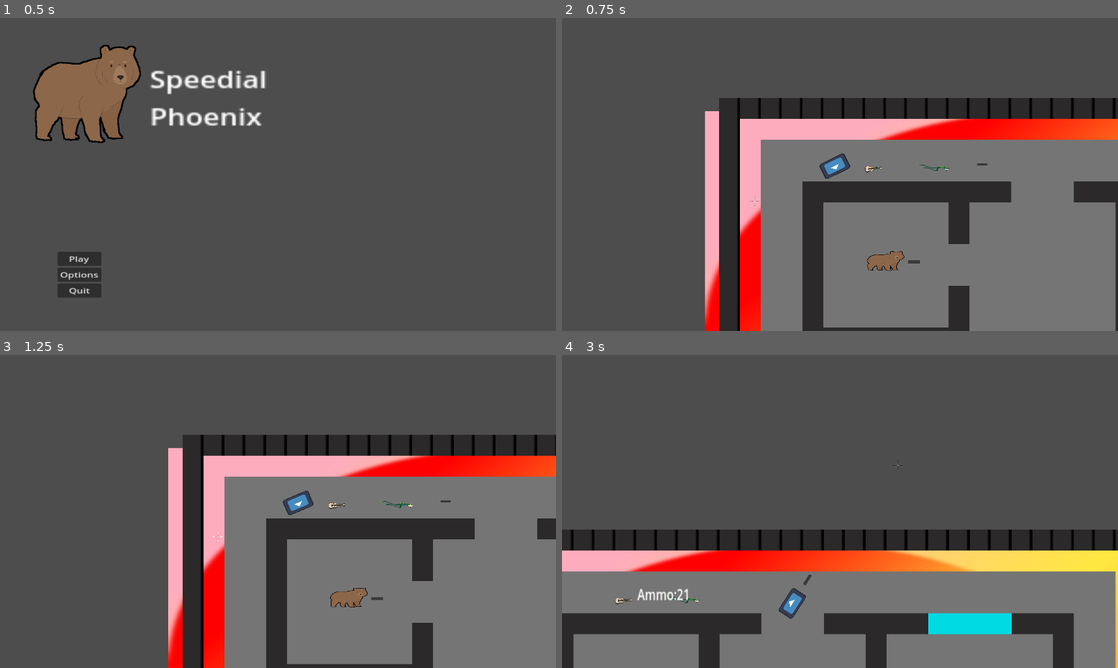
Above: before the commit, frames 1-4 (two rows, left to right).
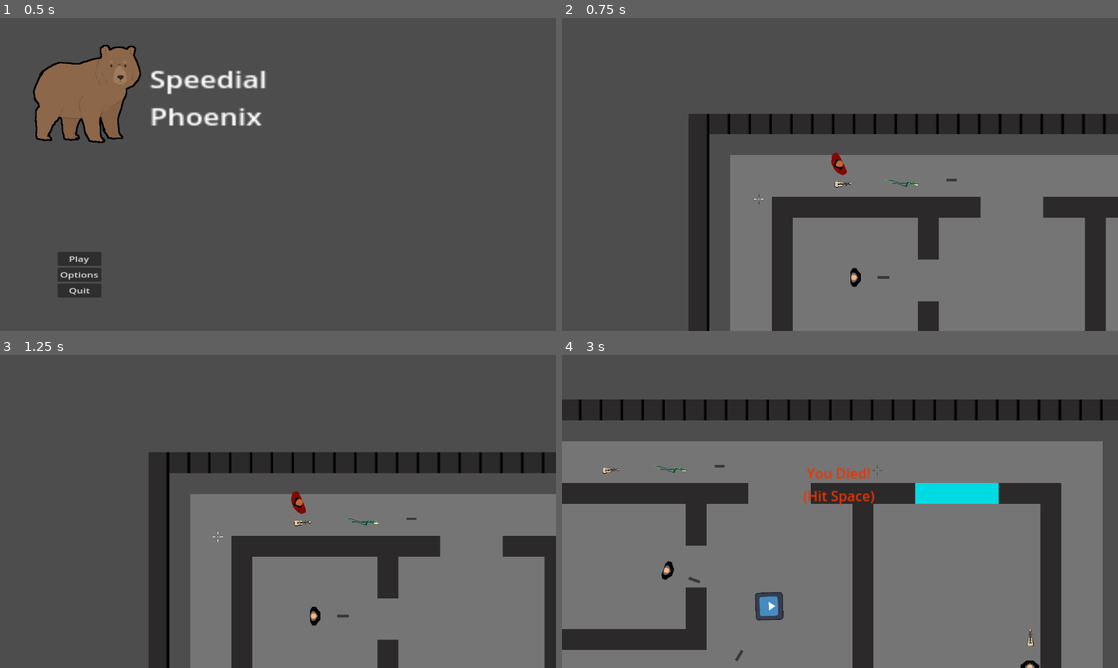
Above: after the commit, the same moments.

Repository: jceja3936/Speedial-Phoenix
Game: Godot game, scene res://UIscenes/start_menu.tscn
The game is run twice, just before and just after one commit, with the same random seed, the same clock (stepped at 60 frames per second) and the same inputs. The engine's default icon, where the game draws it, is replaced by a stand-in: a white triangle on a blue panel in a dark square.
Inputs (mouse positions are in pixels of both pictures, inside the frame that each line leads up to):
- Up to frame 1 (0.5 s): no input
- Up to frame 2 (0.75 s): click "Play" at 0.5 s
- Up to frame 3 (1.25 s): no input
- Up to frame 4 (3 s): move the mouse to (962, 495) at 1.27 s; hold Right (Right) 1.28-2.03 s; tap Shift (Drop) at 1.35 s; move the mouse to (728, 527) at 2.02 s; hold S (Down) 2.03-2.78 s; tap F (Pick up) at 2.1 s; move the mouse to (895, 442) at 2.77 s; hold Right (Right) from 2.78 s (still down); hold Right mouse button (extendCam) from 2.78 s (still down)

Frame 1 is identical in both runs. In frame 2, 32% of the frame differs, in the area x 22-100%, y 25-100%; in frame 3, 31%; in frame 4, 57%, in the area x 0-100%, y 14-100%.

Commit message:
File Management and first sprite changes!
The beginning of the graphics overhaul, the floor tiles have been made, the remainder is making the walls in a way I like. Also I was tired of how big the scenes folder was so I split it across time and space.

Diff:
--- a/speedialChicago/brain.gd
+++ b/speedialChicago/brain.gd
@@ -32,7 +32,7 @@
 			match state:
 				1:
 					player.makeHunSave()
-					Manager.next_scene = "res://scenes/1_2.tscn"
+					Manager.next_scene = "res://lvlScenes/1_2.tscn"
 					Manager.current_scene = "1_2"
 					Manager.startNextScene()
 				2:
--- a/speedialChicago/camera_2d.gd
+++ b/speedialChicago/camera_2d.gd
@@ -50,7 +50,6 @@
 	if Input.is_action_just_pressed("Respawn") and player.get("dead") == true:
 		Manager.startNextScene()
 
-
 func updateAmmo(amount: int):
 	$AmAm.show()
 	$AmAm.top_level = true
--- a/speedialChicago/death_box.gd
+++ /dev/null
@@ -1,7 +0,0 @@
-extends Node2D
-
-@export var respawnPnt: Vector2
-
-func _on_area_2d_body_entered(body: Node2D) -> void:
-	if body.name == "Player":
-		body.position = respawnPnt
--- a/speedialChicago/hun.gd
+++ b/speedialChicago/hun.gd
@@ -6,9 +6,9 @@
 var bullet: PackedScene = load("res://scenes/bullet.tscn")
 var rng = RandomNumberGenerator.new()
 
-var pistol: PackedScene = load("res://scenes/pistol.tscn")
-var rifle: PackedScene = load("res://scenes/rifle.tscn")
-var shotgun: PackedScene = load("res://scenes/shotgun.tscn")
+var pistol: PackedScene = load("res://gunScenes/pistol.tscn")
+var rifle: PackedScene = load("res://gunScenes/rifle.tscn")
+var shotgun: PackedScene = load("res://gunScenes/shotgun.tscn")
 
 var punchTexture: Texture = preload("res://assets/punch.svg")
 
--- a/speedialChicago/scenes/Lvl1.tscn
+++ b/speedialChicago/lvlScenes/Lvl1.tscn
@@ -1,11 +1,10 @@
-[gd_scene load_steps=15 format=4 uid="uid://e64wgf8otggf"]
+[gd_scene load_steps=14 format=4 uid="uid://e64wgf8otggf"]
 
-[ext_resource type="Texture2D" uid="uid://bh002go3dgt2f" path="res://assets/Bg.jpg" id="1_dpgr1"]
 [ext_resource type="Texture2D" uid="uid://cfak88o605u8u" path="res://assets/tileMap.jpg" id="2_1235x"]
 [ext_resource type="PackedScene" uid="uid://drhq6gxwrpafr" path="res://scenes/player.tscn" id="3_yiohx"]
-[ext_resource type="PackedScene" uid="uid://bfkltf78e2mmp" path="res://scenes/rifle.tscn" id="4_mkjed"]
-[ext_resource type="PackedScene" uid="uid://byqq6tb73yo2i" path="res://scenes/pistol.tscn" id="5_4nxgt"]
-[ext_resource type="PackedScene" uid="uid://dowe60l1v3rl6" path="res://scenes/shotgun.tscn" id="6_8vv17"]
+[ext_resource type="PackedScene" uid="uid://bfkltf78e2mmp" path="res://gunScenes/rifle.tscn" id="4_mkjed"]
+[ext_resource type="PackedScene" uid="uid://byqq6tb73yo2i" path="res://gunScenes/pistol.tscn" id="5_4nxgt"]
+[ext_resource type="PackedScene" uid="uid://dowe60l1v3rl6" path="res://gunScenes/shotgun.tscn" id="6_8vv17"]
 [ext_resource type="Script" uid="uid://chkhd3dmd1eha" path="res://camera_2d.gd" id="7_g2rpt"]
 [ext_resource type="Texture2D" uid="uid://didtkpnuwu263" path="res://assets/Cursor2 - Copy.png" id="8_goqse"]
 [ext_resource type="PackedScene" uid="uid://cv60myid72qvl" path="res://scenes/enemy.tscn" id="9_63bpq"]
@@ -91,11 +90,6 @@
 
 [node name="Lvl1" type="Node2D"]
 
-[node name="Bg" type="Sprite2D" parent="."]
-position = Vector2(936, 529)
-scale = Vector2(6.22461, 3.89453)
-texture = ExtResource("1_dpgr1")
-
 [node name="room1" type="TileMapLayer" parent="."]
 position = Vector2(753, -529)
 scale = Vector2(6, 6)
@@ -103,7 +97,7 @@
 tile_set = SubResource("TileSet_t1rx8")
 
 [node name="Player" parent="." node_paths=PackedStringArray("cam") instance=ExtResource("3_yiohx")]
-position = Vector2(-60, -215)
+position = Vector2(98, -295)
 cam = NodePath("../Camera2D")
 
 [node name="Rifle" parent="." instance=ExtResource("4_mkjed")]
--- a/speedialChicago/manager.gd
+++ b/speedialChicago/manager.gd
@@ -1,12 +1,12 @@
 extends AudioStreamPlayer
 
-var pistol: PackedScene = load("res://scenes/pistol.tscn")
-var rifle: PackedScene = load("res://scenes/rifle.tscn")
-var shotgun: PackedScene = load("res://scenes/shotgun.tscn")
+var pistol: PackedScene = load("res://gunScenes/pistol.tscn")
+var rifle: PackedScene = load("res://gunScenes/rifle.tscn")
+var shotgun: PackedScene = load("res://gunScenes/shotgun.tscn")
 
-var next_scene: String = "res://scenes/Lvl1.tscn"
+var next_scene: String = "res://lvlScenes/Lvl1.tscn"
 var current_scene: String = "1_1"
-var loadingScreen = preload("res://scenes/loading_screen.tscn")
+var loadingScreen = preload("res://UIscenes/loading_screen.tscn")
 
 var gunType = 0
 var ammoCount = 0
--- a/speedialChicago/scenes/death_box.tscn
+++ /dev/null
@@ -1,17 +0,0 @@
-[gd_scene load_steps=3 format=3 uid="uid://be6urb1y6j6q4"]
-
-[ext_resource type="Script" uid="uid://cgbl31rdu6oh4" path="res://death_box.gd" id="1_1372o"]
-
-[sub_resource type="RectangleShape2D" id="RectangleShape2D_s588k"]
-size = Vector2(2000, 200)
-
-[node name="Death box" type="Node2D"]
-script = ExtResource("1_1372o")
-
-[node name="Area2D" type="Area2D" parent="."]
-
-[node name="CollisionShape2D" type="CollisionShape2D" parent="Area2D"]
-position = Vector2(-2, 1)
-shape = SubResource("RectangleShape2D_s588k")
-
-[connection signal="body_entered" from="Area2D" to="." method="_on_area_2d_body_entered"]
--- a/speedialChicago/scenes/enemy.tscn
+++ b/speedialChicago/scenes/enemy.tscn
@@ -1,7 +1,7 @@
 [gd_scene load_steps=6 format=3 uid="uid://cv60myid72qvl"]
 
 [ext_resource type="Script" uid="uid://cc2s2fd72wrxi" path="res://enemy.gd" id="1_4ra3w"]
-[ext_resource type="Texture2D" uid="uid://qrirgxpp64hl" path="res://assets/csbear.png" id="2_4ra3w"]
+[ext_resource type="Texture2D" uid="uid://yaffwv6ksg2d" path="res://assets/Gabriel.png" id="2_4ra3w"]
 [ext_resource type="Texture2D" uid="uid://cl21634jajktv" path="res://assets/basicSquare.svg" id="2_md0e3"]
 
 [sub_resource type="CircleShape2D" id="CircleShape2D_4ra3w"]
@@ -20,8 +20,7 @@
 distance = 1600
 
 [node name="Sprite2D" type="Sprite2D" parent="."]
-position = Vector2(-4.68954, -4.46008)
-scale = Vector2(0.465286, 0.266706)
+rotation = -1.5708
 texture = ExtResource("2_4ra3w")
 
 [node name="gun" type="Node2D" parent="."]
--- a/speedialChicago/scenes/player.tscn
+++ b/speedialChicago/scenes/player.tscn
@@ -1,7 +1,7 @@
 [gd_scene load_steps=6 format=3 uid="uid://drhq6gxwrpafr"]
 
-[ext_resource type="Texture2D" uid="uid://i8kqk3lu2u5c" path="res://assets/icon.svg" id="1_4flbx"]
 [ext_resource type="Script" uid="uid://baewr3b6a44lq" path="res://player.gd" id="1_g2els"]
+[ext_resource type="Texture2D" uid="uid://d13e8mw3hml3r" path="res://assets/Francis.png" id="2_qhqgy"]
 [ext_resource type="Script" uid="uid://qde2iyn7j3ic" path="res://hun.gd" id="5_qlg0r"]
 
 [sub_resource type="RectangleShape2D" id="RectangleShape2D_qhqgy"]
@@ -18,8 +18,8 @@
 
 [node name="Sprite2D" type="Sprite2D" parent="."]
 position = Vector2(-1, 0)
-scale = Vector2(1, 0.6)
-texture = ExtResource("1_4flbx")
+rotation = -1.5708
+texture = ExtResource("2_qhqgy")
 
 [node name="bullets" type="Node2D" parent="."]
 
@@ -36,5 +36,4 @@
 collision_mask = 5
 
 [node name="CollisionShape2D" type="CollisionShape2D" parent="."]
-rotation = 1.5708
 shape = SubResource("CapsuleShape2D_qhqgy")
Renamed: speedialChicago/scenes/loading_screen.tscn -> speedialChicago/UIscenes/loading_screen.tscn
Binary file added: speedialChicago/assets/Francis.png
Not shown, added: speedialChicago/assets/Francis.png.import
Binary file added: speedialChicago/assets/Gabriel.png
Not shown, added: speedialChicago/assets/Gabriel.png.import
Binary file added: speedialChicago/assets/floorStyle1.png
Not shown, added: speedialChicago/assets/floorStyle1.png.import
Binary file added: speedialChicago/assets/wallTS.png
Not shown, added: speedialChicago/assets/wallTS.png.import
Not shown, removed: speedialChicago/death_box.gd.uid
Renamed: speedialChicago/scenes/pistol.tscn -> speedialChicago/gunScenes/pistol.tscn
Renamed: speedialChicago/scenes/rifle.tscn -> speedialChicago/gunScenes/rifle.tscn
(and 2 more such lines)
